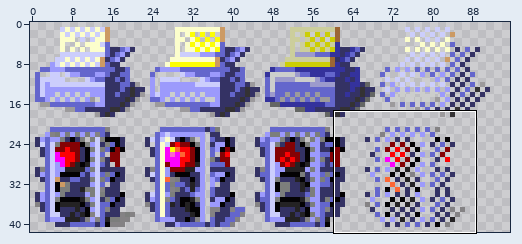
Sprite sheet -- mozilla/themes/classic/communicator/icons/btn1.gif. Above, an overview of the earlier version with the close-up marked.
Close-up. First the earlier version:
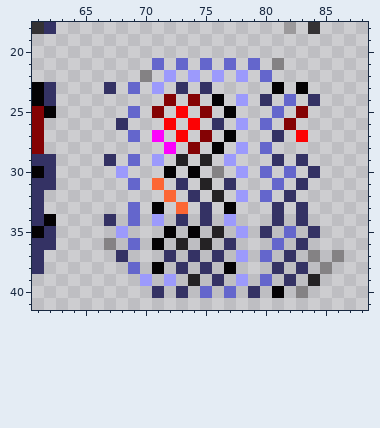
The file is 100x42 pixels. Shown: x 61..88, y 18..41. The wide view leaves out empty margins.
Once edited:
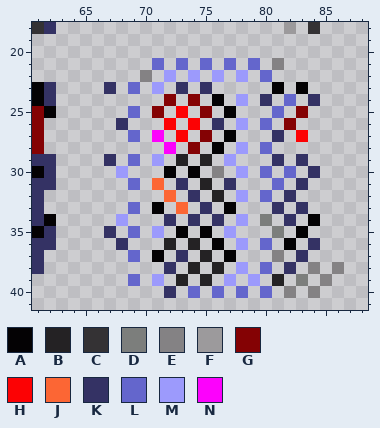
Palette (. is transparent): A #040204  B #242224  C #343234  D #7c7e7c  E #848284  F #9c9a9c  G #840204  H #fc0204  J #fc6634  K #343264  L #6466cc  M #9c9afc  N #fc02fc
From the commit log: bugzilla bugs 125526 r=marlon sr=hewitt: fixing classic nav images, new image from gregvalure@yahoo.com; 123666 r=andreww sr=hewitt: another classic nav image fix from joonas@cc.hut.fi
The edit:
Colour A now appears in row 34 at x 84; in row 35 at x 73, 75 and 83; in row 36 at x 76 and 82; in row 37 at x 71 and 77.
Colour B now appears in row 36 at x 72 and 74; in row 37 at x 75; in row 38 at x 74 and 76; in row 39 at x 73, 75 and 81.
Colour D now appears in row 34 at x 80; in row 35 at x 81; in row 39 at x 83.
Colour E now appears in row 37 at x 81; in row 38 at x 84 and 86; in row 39 at x 85; in row 40 at x 82 and 84.
Colour K now appears in row 34 at x 72, 74, 76 and 82; in row 35 at x 67; in row 36 at x 68 and 84; in row 37 at x 73 and 83; in row 38 at x 72 and 82; in row 40 at x 72.
Colour L now appears in row 35 at x 69; in row 36 at x 80; in row 37 at x 69; in row 38 at x 80; in row 39 at x 69; in row 40 at x 74, 76, 78 and 80.
Colour M now appears in row 34 at x 68 and 78; in row 35 at x 71 and 77; in row 36 at x 78; in row 38 at x 78; in row 39 at x 71, 77 and 79.
The author cleared colour A in row 35 at x 72 and 74; in row 36 at x 71; in row 38 at x 71 and 77; in row 40 at x 81.
The author cleared colour B in row 35 at x 76; in row 36 at x 73 and 75; in row 39 at x 74 and 84.
The author cleared colour E in row 36 at x 67; in row 37 at x 84 and 86; in row 38 at x 85; in row 40 at x 83.
The author cleared colour K in row 34 at x 67, 73, 75, 81 and 83; in row 35 at x 80 and 84; in row 36 at x 77 and 83; in row 37 at x 68, 72, 74, 76 and 82; in row 38 at x 73, 75, 81 and 83; in row 39 at x 76 and 82.
The author cleared colour K in row 40 at x 71, 73 and 79.
The author cleared colour L in row 34 at x 69; in row 35 at x 82; in row 36 at x 69 and 81; in row 37 at x 80; in row 38 at x 69; in row 39 at x 80.
The author cleared colour L in row 40 at x 75 and 77.
The author cleared colour M in row 34 at x 71 and 77; in row 35 at x 68 and 78; in row 37 at x 78; in row 39 at x 70, 72 and 78.
Boxes around the changes in both close-ups, in picture pixels (x1, y1, x2, y2):
changed: (104, 214, 344, 298)
